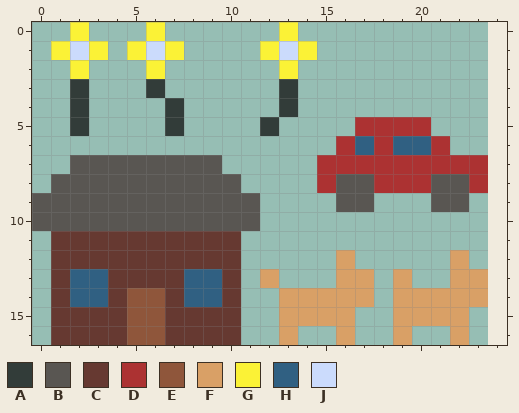
Pixel-art file, stored at TomoGame.Samples/Content/Sprites/Samples.aseprite. That is the earlier state.
24x17 pixels, 1 frame. The old version is drawn lined up with the new one, on the new canvas.
Palette (. is transparent): A #323c39  B #595652  C #663931  D #ac3232  E #8f563b  F #d9a066  G #fbf236  H #306082  J #cbdbfc
Pixels before, first column x 0:
 0 ..G...G......G..........
 1 .GJG.GJG....GJG.........
 2 ..G...G......G..........
 3 ..A...A......A..........
 4 ..A....A.....A..........
 5 ..A....A....A....DDDD...
 6 ................DHDHHD..
 7 ..BBBBBBBB.....DDDDDDDDD
 8 .BBBBBBBBBB....DBBDDDBBD
 9 BBBBBBBBBBBB....BB...BB.
10 BBBBBBBBBBBB............
11 .CCCCCCCCCC.............
12 .CCCCCCCCCC.....F.....F.
13 .CHHCCCCHHC.F...FF.F..FF
14 .CHHCEECHHC..FFFFF.FFFFF
15 .CCCCEECCCC..FFFF..FFFF.
16 .CCCCEECCCC..F..F..F..F.
After:
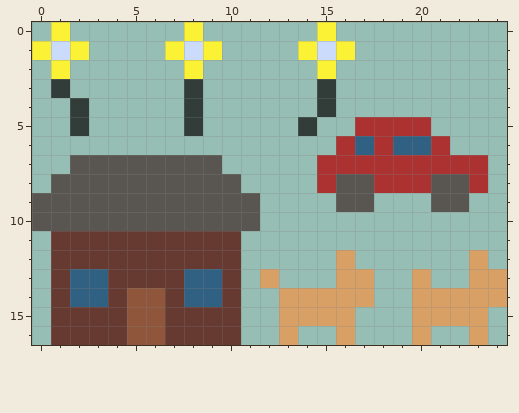
Edits made:
canvas 24x17 -> 25x17
Changed rows in their new state; - is an unchanged pixel.
first column x 0:
 0 -G.---.-G----.-G-
 1 GJG.-..-JG--..-JG
 2 -G.---.-G----.-G-
 3 -A.---.-A----.-A-
 4 -------.A----.-A-
 5 -------.A---.-A--
first column x 19:
12 ---.F-
13 .F-.-F
14 .----F
15 .---F-
16 .F-.F-
